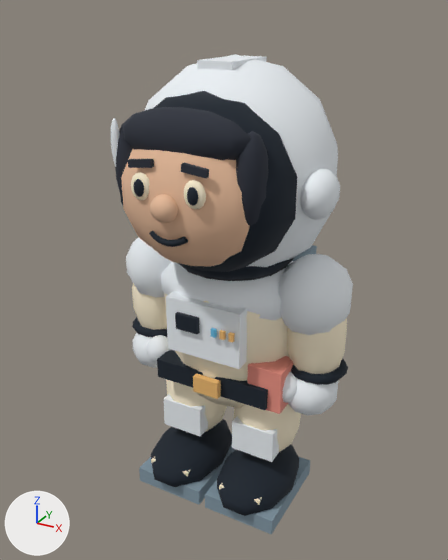
An edit to the glTF model public/assets/models/crew-aiko.glb, drawn before and after from the same camera.
Rendered twice from a 50 mm camera at (1.45, -2.74, 2.64) aimed at (-0.01, -0.08, 1.31). Arrows for +X, +Y and +Z are at lower left; the lights stay in place. The first picture is the older version. Where no turn or scale is listed for an object, it has been applied to the vertices. Vertices at exactly the same position are counted once.

Objects in the first picture: 'bob-lock.001', 'boot', 'boot.001', 'chest-panel', 'eye', 'eye-white', 'eye-white.001', 'eye.001', 'face', 'hairline', 'helmet-crown', 'helmet-shell', 'pressure-suit', 'shoulder-yoke', 'shoulder.001', 'sleeve.001', 'visor-gasket' and 30 more.
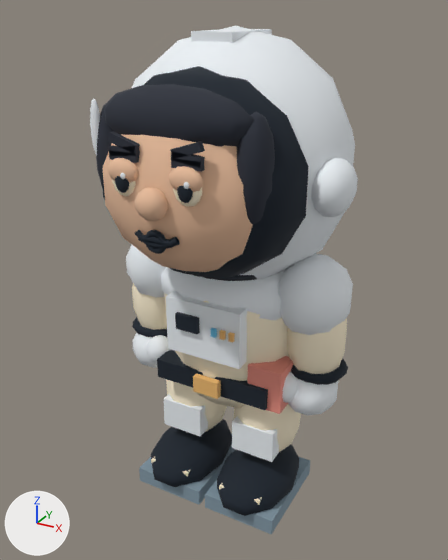
ob_head is not drawn itself; it is the parent of ob_helmet_shell, ob_visor_gasket, ob_face, ob_nose, ob_eye_white, ob_eye, ob_brow, ob_eye_white_001.

Pixel boxes [x1, y1, x2, y2] of what changed, in the pictures (448 x 560 px; the box of a moved part takes in the faces that stretch with it):
'helmet-shell', moved, rescaled (15% wider, 19% taller)
    before: [144, 54, 338, 267]
    after: [132, 26, 355, 279]
'face', moved, rescaled (16% wider, 16% taller)
    before: [121, 149, 250, 267]
    after: [103, 135, 253, 272]
'visor-gasket', moved, rescaled (17% wider, 17% taller)
    before: [121, 91, 297, 272]
    after: [103, 66, 309, 278]
'hairline', moved, rescaled (16% wider, 19% taller)
    before: [122, 107, 251, 160]
    after: [104, 84, 254, 147]
'bob-lock.001', moved, rescaled (15% wider, 19% taller)
    before: [236, 131, 269, 229]
    after: [237, 112, 275, 229]
'helmet-hinge.001', moved, rescaled (17% wider, 15% taller)
    before: [300, 169, 340, 220]
    after: [311, 158, 358, 217]
'helmet-crown', recoloured, reshaped, moved, rescaled (15% wider, 6% shorter)
    before: [197, 56, 267, 71]
    after: [191, 29, 272, 43]
'bob-lock', moved, rescaled
    before: [115, 125, 133, 200]
    after: [96, 105, 113, 192]
'nose', moved, rescaled (17% wider, 17% taller)
    before: [150, 194, 178, 223]
    after: [135, 187, 168, 221]
'visor-highlight', moved, rescaled (22% wider, 20% taller)
    before: [111, 118, 119, 166]
    after: [90, 98, 100, 156]
'eyelid.001', added (beige)
    after: [169, 166, 203, 192]
'eyelid', added (beige)
    after: [108, 158, 138, 183]
'brow.001', moved, rescaled
    before: [181, 163, 209, 179]
    after: [171, 152, 205, 168]
'eye-white.001', moved, rescaled
    before: [184, 180, 206, 209]
    after: [173, 188, 202, 207]
'brow', moved, rescaled
    before: [127, 159, 154, 168]
    after: [108, 146, 140, 156]
'mouth', moved, rescaled (15% wider, 18% taller)
    before: [149, 231, 188, 247]
    after: [135, 230, 180, 249]
'eye-white', moved, rescaled
    before: [131, 172, 149, 200]
    after: [112, 179, 136, 196]
'brow.003', added
    after: [170, 141, 205, 158]
'eye', moved, rescaled
    before: [134, 179, 144, 197]
    after: [115, 176, 129, 193]
'brow.002', added
    after: [108, 131, 140, 154]
'eye.001', moved, rescaled
    before: [187, 187, 198, 206]
    after: [177, 186, 193, 203]
'mouth-o', added
    after: [145, 230, 166, 254]
'brow.005', added
    after: [171, 158, 205, 172]
'brow.004', added
    after: [109, 151, 139, 163]
'mouth.001', added
    after: [138, 235, 172, 248]
part 1 of me_mesh_53, moved or reshaped
    before: [197, 56, 267, 71]
    after: [108, 131, 140, 154]

Diff of the bpy script that builds the scene:
```diff
--- a/public/assets/models/crew-aiko.glb.py
+++ b/public/assets/models/crew-aiko.glb.py
@@ me_mesh_53 @@
 # used by ob_helmet_crown; parent = ob_head; location = (0.0, -0.02, 0.53); scale = (0.18, 0.35, 0.045)
-me_mesh_53.from_pydata(...)  # 8 vertices, 12 faces; spans x -0.5..0.5, y -0.5..0.5, z -0.5..0.5
-me_mesh_53.vertices[0].co = (0.5, -0.5, 0.5)
-me_mesh_53.vertices[1].co = (0.5, 0.5, 0.5)
-me_mesh_53.vertices[2].co = (0.5, -0.5, -0.5)
-me_mesh_53.vertices[3].co = (0.5, 0.5, -0.5)
-me_mesh_53.vertices[4].co = (-0.5, 0.5, 0.5)
-me_mesh_53.vertices[5].co = (-0.5, -0.5, 0.5)
-me_mesh_53.vertices[6].co = (-0.5, 0.5, -0.5)
-me_mesh_53.vertices[7].co = (-0.5, -0.5, -0.5)
-me_mesh_53.materials.append(mat_material_1)  # white #edf2f6
+me_mesh_53.from_pydata(...)  # 8 vertices, 12 faces; spans x -0.071..0.071, y -0.014..0.014, z -0.039..0.039
+# me_mesh_53 part 1
+me_mesh_53.vertices[0].co = (0.071, -0.014, -0.002)
+me_mesh_53.vertices[1].co = (0.071, 0.014, -0.002)
+me_mesh_53.vertices[2].co = (0.059, -0.014, -0.039)
+me_mesh_53.vertices[3].co = (0.059, 0.014, -0.039)
+me_mesh_53.vertices[4].co = (-0.059, 0.014, 0.039)
+me_mesh_53.vertices[5].co = (-0.059, -0.014, 0.039)
+me_mesh_53.vertices[6].co = (-0.071, 0.014, 0.002)
+me_mesh_53.vertices[7].co = (-0.071, -0.014, 0.002)
+me_mesh_53.materials.append(mat_material_8)  # dark blue #282d39
@@ me_mesh_54_1 @@
+me_mesh_54_1.from_pydata([(0.0587, -0.0137, 0.0388), (0.0587, 0.0137, 0.0388), (0.0712, -0.0137, 0.0025), (0.0712, 0.0137, 0.0025), (-0.0712, 0.0137, -0.0025), (-0.0712, -0.0137, -0.0025), (-0.0587, 0.0137, -0.0388), (-0.0587, -0.0137, -0.0388)], [], [(0, 2, 1), (2, 3, 1), (4, 6, 5), (6, 7, 5), (4, 5, 1), (5, 0, 1), (7, 6, 2), (6, 3, 2), (5, 7, 0), (7, 2, 0), (1, 3, 4), (3, 6, 4)])
+me_mesh_54_1.materials.append(mat_material_8)  # dark blue #282d39
@@ ob_head @@
 ob_head.parent = ob_crew_aiko
-ob_head.location = (0.0, 0.0, 1.97)
+ob_head.location = (0.0, 0.0, 2.02)
+ob_head.scale = (1.14, 1.14, 1.14)
@@ ob_eye_white @@
 ob_eye_white.location = (-0.135, -0.606, 0.04)
-ob_eye_white.scale = (0.055, 0.025, 0.065)
+ob_eye_white.scale = (0.062, 0.025, 0.072)
@@ ob_eye @@
 ob_eye.location = (-0.13, -0.63, 0.04)
-ob_eye.scale = (0.027, 0.015, 0.041)
+ob_eye.scale = (0.032, 0.015, 0.046)
@@ ob_eye_white_001 @@
 ob_eye_white_001.location = (0.135, -0.606, 0.04)
-ob_eye_white_001.scale = (0.055, 0.025, 0.065)
+ob_eye_white_001.scale = (0.062, 0.025, 0.072)
@@ ob_eye_001 @@
 ob_eye_001.parent = ob_head
-ob_eye_001.location = (0.14, -0.63, 0.04)
-ob_eye_001.scale = (0.027, 0.015, 0.041)
+ob_eye_001.location = (0.14, -0.63, 0.035)
+ob_eye_001.scale = (0.032, 0.015, 0.046)
@@ ob_mouth_001 @@
+ob_mouth_001 = bpy.data.objects.new('mouth.001', me_mesh_60)  # 36 vertices, 64 faces; spans x -0.085..0.085, y -0.728..-0.683, z -0.225..-0.179; in mat_material_2 (black #101d2a)
+ob_mouth_001.location = (0.0, 0.0, 1.939)
@@ ob_eyelid_001 @@
+ob_eyelid_001 = bpy.data.objects.new('eyelid.001', me_mesh_59)  # 68 vertices, 120 faces; spans x -0.078..0.078, y -0.032..0.032, z -0.055..0.055; in mat_material_7 (beige #ebbf9e)
+ob_eyelid_001.location = (0.154, -0.701, 2.016)
@@ ob_eyelid @@
+ob_eyelid = bpy.data.objects.new('eyelid', me_mesh_59.copy())
+ob_eyelid.location = (-0.154, -0.701, 2.016)
@@ ob_brow_005 @@
+ob_brow_005 = bpy.data.objects.new('brow.005', me_mesh_57_1)  # a box spanning x -0.0684..0.0684, y -0.0137..0.0137, z -0.0192..0.0192; in mat_material_8 (dark blue #282d39)
+ob_brow_005.location = (0.154, -0.684, 2.076)
@@ ob_brow_004 @@
+ob_brow_004 = bpy.data.objects.new('brow.004', me_mesh_57_1.copy())
+ob_brow_004.location = (-0.154, -0.684, 2.076)
@@ ob_mouth_o @@
+ob_mouth_o = bpy.data.objects.new('mouth-o', me_mesh_55_1)  # 102 vertices, 160 faces; spans x -0.0559..0.0559, y -0.0152..0.0152, z -0.0536..0.0536; in mat_material_2 (black #101d2a)
+ob_mouth_o.location = (0.0, -0.707, 1.731)
@@ ob_brow_003 @@
+ob_brow_003 = bpy.data.objects.new('brow.003', me_mesh_54_1)
+ob_brow_003.location = (0.154, -0.684, 2.131)
@@ ob_brow_002 @@
+ob_brow_002 = bpy.data.objects.new('brow.002', me_mesh_53)
+ob_brow_002.location = (-0.154, -0.684, 2.131)
```
